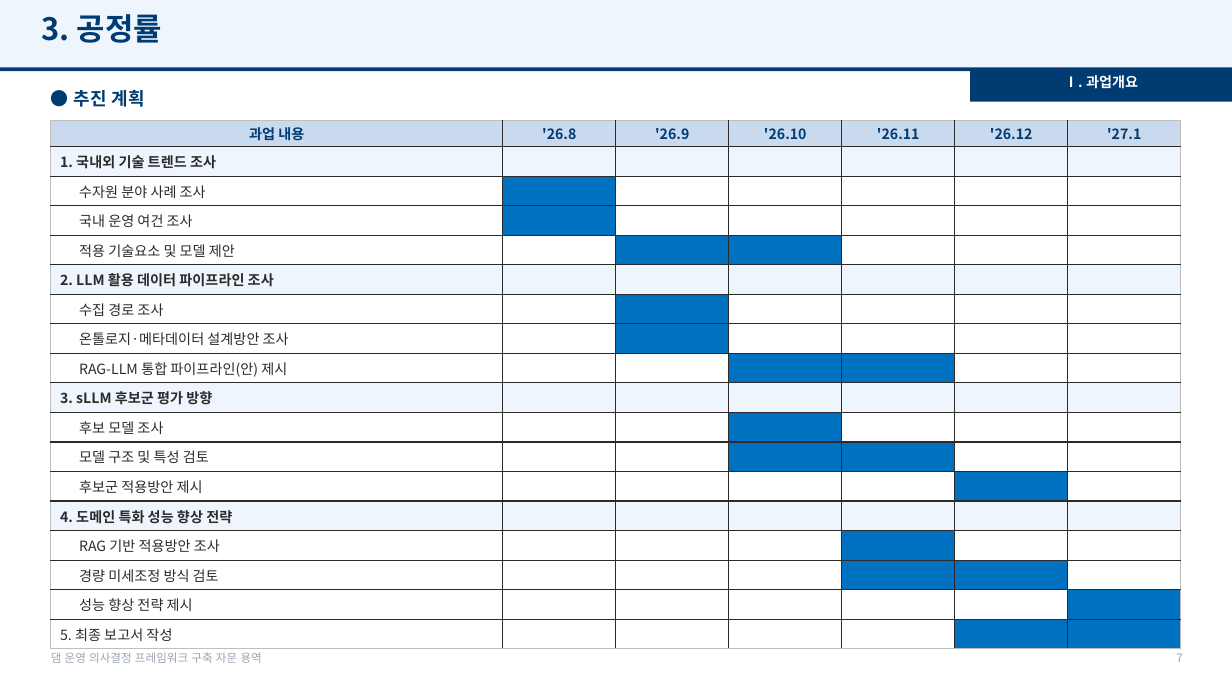
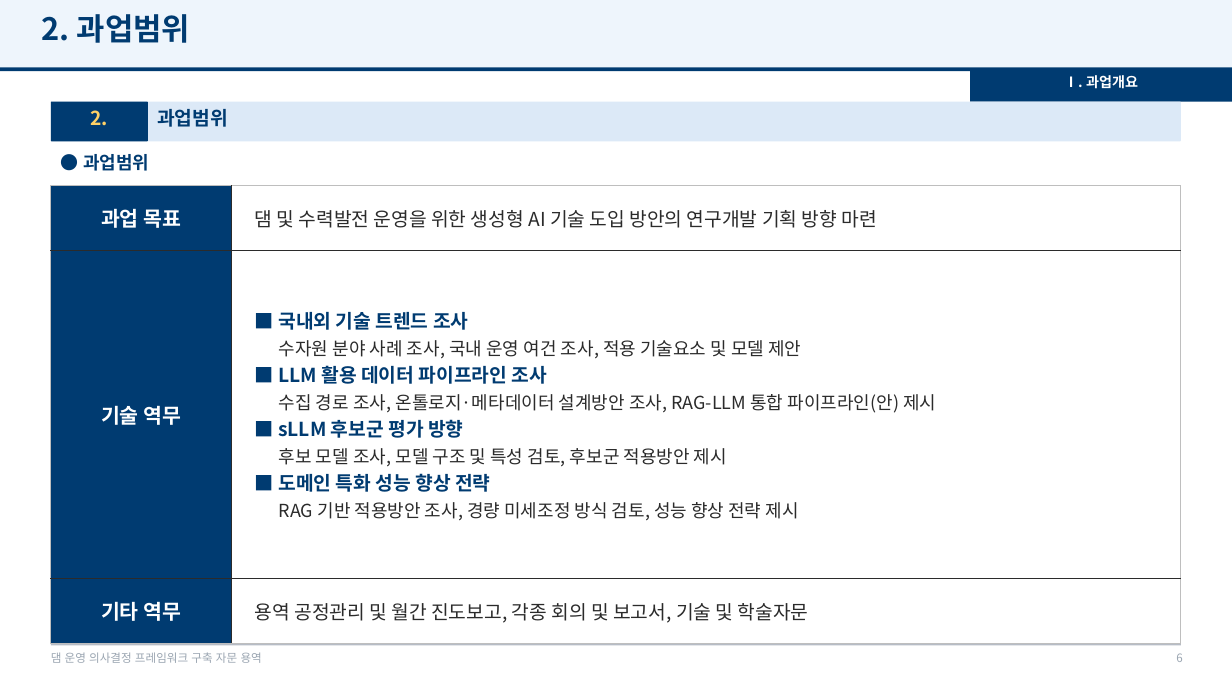
Before and after one commit to mkm1119/KGRAG-LLM, a slide deck: slide 6 of project_khnp/2026.12.09_최종보고회_발표자료_템플릿.pptx (slide 7 before the commit). Drawn at 1232x693 pixels with LibreOffice and Linux fonts; fonts in the diff are those of the drawing; background and template pictures are left out. Boxes give left, top, right and bottom in pixels: in the first picture for what was removed or moved away, otherwise in the second. Text is boxed around its words. In the diff, an @@ line names an element or a change of style, - is before the commit and + after.

```diff
--- a/project_khnp/2026.12.09_최종보고회_발표자료_템플릿.pptx
+++ b/project_khnp/2026.12.09_최종보고회_발표자료_템플릿.pptx
@@ text at <box>42,14,190,43</box>: text changed @@
-3. 공정률
+2. 과업범위
@@ rounded rectangle added at <box>51,102,1181,141</box>, fill #DCE9F7 @@
@@ rounded rectangle added at <box>51,102,148,141</box>, fill #003B71 @@
@@ text removed at <box>74,90,145,107</box> @@
-● 추진 계획
@@ text added at <box>91,110,109,126</box>, 15 pt, text #FFD166, bold @@
+2.
@@ text added at <box>157,109,228,127</box>, 15 pt, text #003B71, bold @@
+과업범위
@@ text added at <box>83,154,149,171</box>, 14 pt, text #003B71, bold @@
+● 과업범위
@@ table at <box>51,186,1181,643</box> @@
-과업 내용 | '26.8 | '26.9 | '26.10 | '26.11 | '26.12 | '27.1
-1. 국내외 기술 트렌드 조사 |  |  |  |  |  | 
-수자원 분야 사례 조사 |  |  |  |  |  | 
-국내 운영 여건 조사 |  |  |  |  |  | 
-적용 기술요소 및 모델 제안 |  |  |  |  |  | 
-2. LLM 활용 데이터 파이프라인 조사 |  |  |  |  |  | 
-수집 경로 조사 |  |  |  |  |  | 
-온톨로지·메타데이터 설계방안 조사 |  |  |  |  |  | 
-RAG-LLM 통합 파이프라인(안) 제시 |  |  |  |  |  | 
-3. sLLM 후보군 평가 방향 |  |  |  |  |  | 
-후보 모델 조사 |  |  |  |  |  | 
-모델 구조 및 특성 검토 |  |  |  |  |  | 
-후보군 적용방안 제시 |  |  |  |  |  | 
-4. 도메인 특화 성능 향상 전략 |  |  |  |  |  | 
-RAG 기반 적용방안 조사 |  |  |  |  |  | 
-경량 미세조정 방식 검토 |  |  |  |  |  | 
-성능 향상 전략 제시 |  |  |  |  |  | 
-5. 최종 보고서 작성 |  |  |  |  |  | 
+과업 목표 | 댐 및 수력발전 운영을 위한 생성형 AI 기술 도입 방안의 연구개발 기획 방향 마련
+기술 역무 | ■ 국내외 기술 트렌드 조사 / 수자원 분야 사례 조사, 국내 운영 여건 조사, 적용 기술요소 및 모델 제안 / ■ LLM 활용 데이터 파이프라인 조사 / 수집 경로 조사, 온톨로지·메타데이터 설계방안 조사, RAG-LLM 통합 파이프라인(안) 제시 / ■ sLLM 후보군 평가 방향 / 후보 모델 조사, 모델 구조 및 특성 검토, 후보군 적용방안 제시 / ■ 도메인 특화 성능 향상 전략 / RAG 기반 적용방안 조사, 경량 미세조정 방식 검토, 성능 향상 전략 제시
+기타 역무 | 용역 공정관리 및 월간 진도보고, 각종 회의 및 보고서, 기술 및 학술자문
@@ table: place and size @@
-table at <box>51,120,1179,645</box>
+table at <box>51,186,1181,643</box>
@@ page number at <box>1176,653,1182,662</box>: text changed @@
-7
+6
```
Also in this commit, not shown: 29 other slides changed, 8 slides added, 1 other file.
